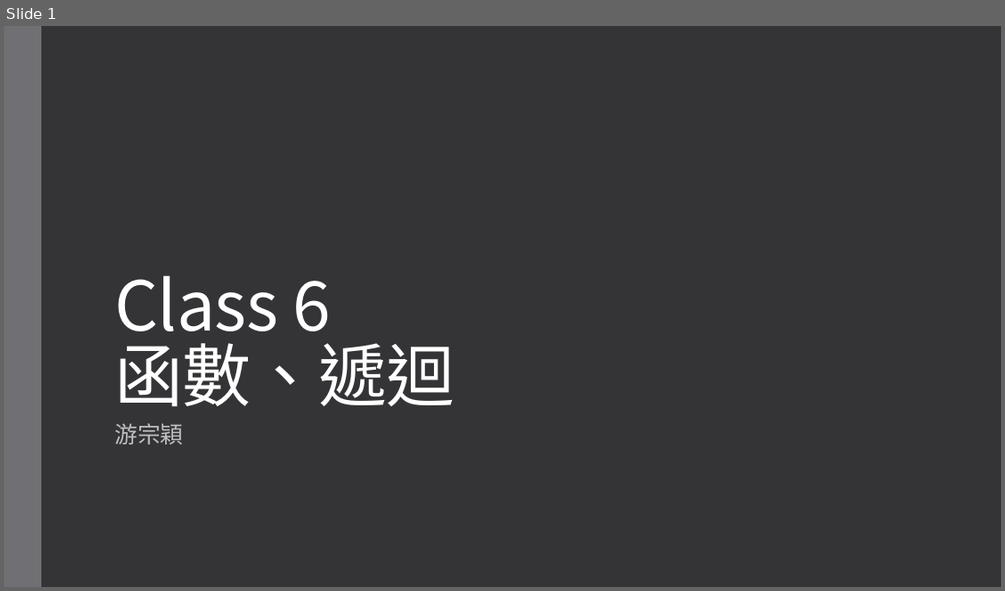
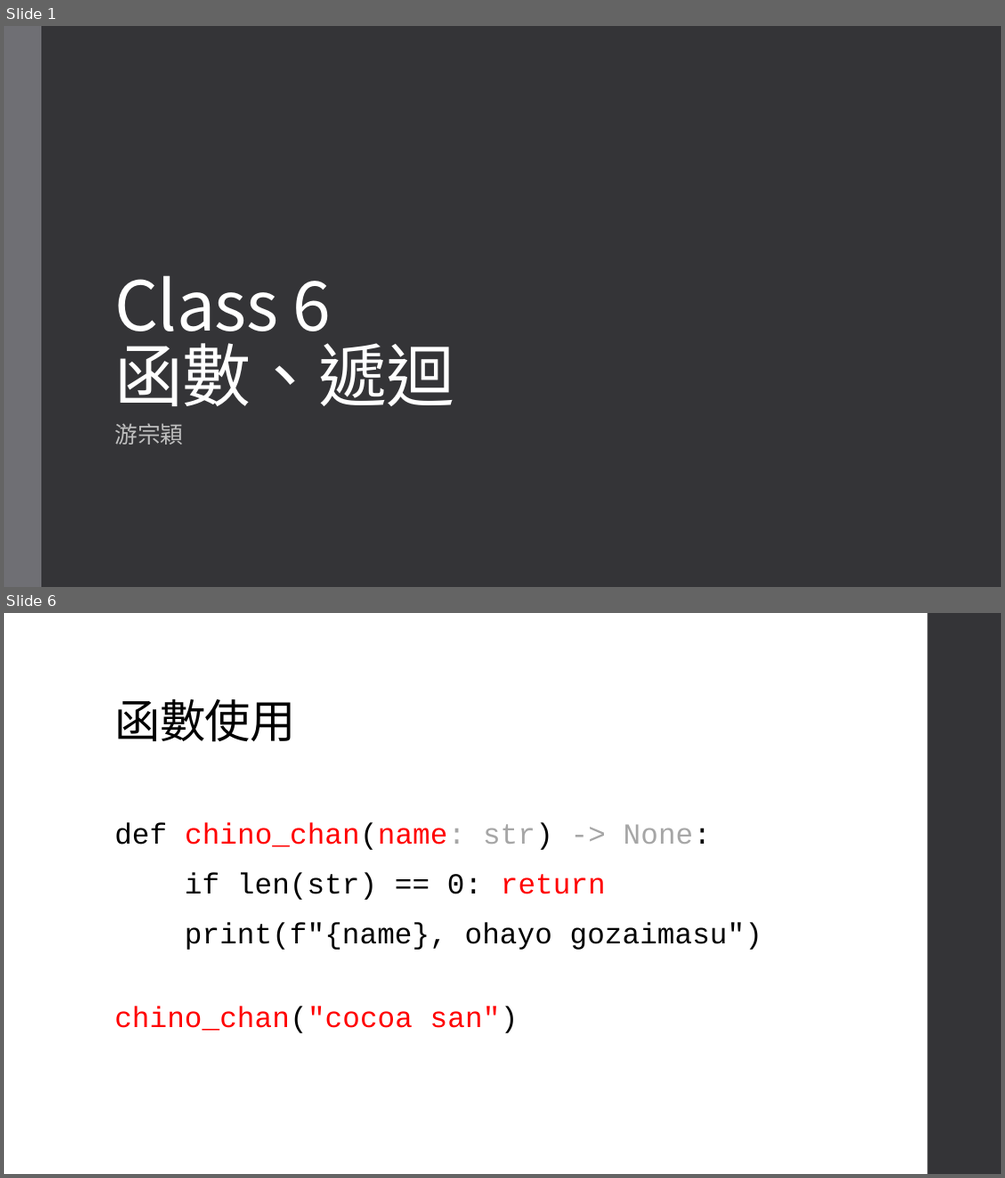
Before and after one commit to an920107/ServiceLearning, a slide deck: Class 6 函數、遞迴.pptx. Shown one above the other, each under a label of ours: slide 1 before the commit, slides 1 and 6 after it; the slides between them are not shown. The pictures are 1005x591 and 1005x1178 pixels, drawn with LibreOffice and Linux fonts; fonts in the diff are those of the drawing. Boxes give left, top, right and bottom in pixels: in the first picture for what was removed or moved away, otherwise in the second. Text is boxed around its words. In the diff, an @@ line names an element or a change of style, - is before the commit and + after.

```diff
--- a/Class 6 函數、遞迴.pptx
+++ b/Class 6 函數、遞迴.pptx
@@ slide 6 added at [4, 613, 1001, 1174], background #FFFFFF @@
@@ rectangle added at [928, 613, 1001, 1174], fill #353537 @@
@@ title added at [114, 699, 296, 742], 44 pt, text #000000 @@
+函數使用
@@ text added at [114, 823, 762, 1033], 28 pt, text #000000 @@
+def chino_chan(name: str) -> None:
+if len(str) == 0: return
+print(f"{name}, ohayo gozaimasu")
+chino_chan("cocoa san")
```
Also in this commit, not shown: 16 other slides added.
